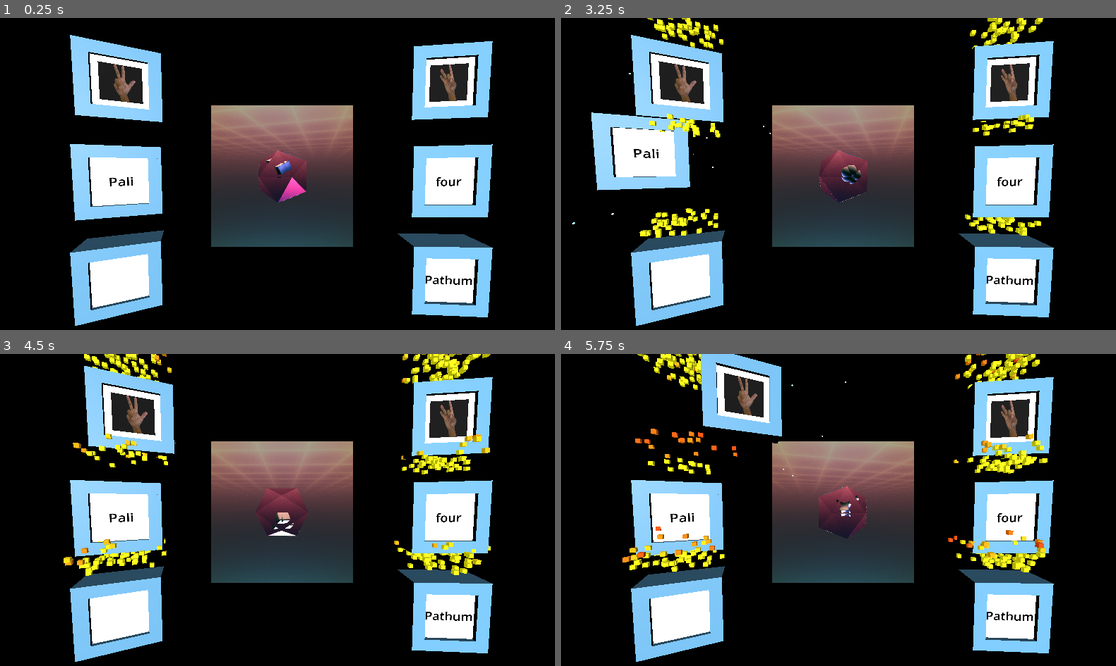
Above: before the commit, frames 1-4 (two rows, left to right).
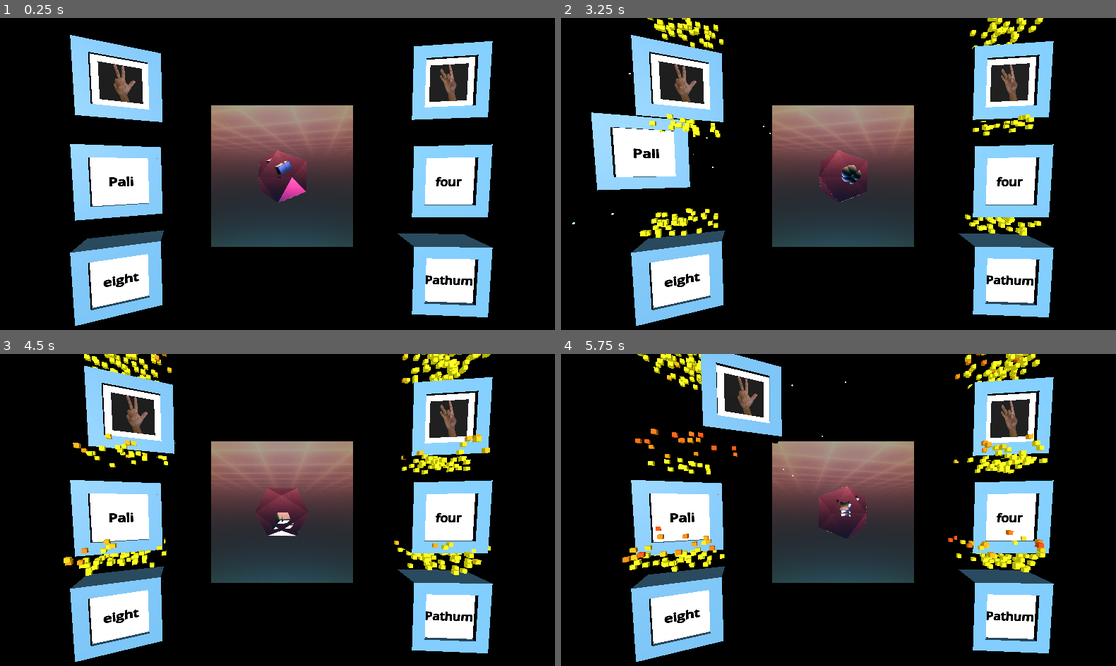
Above: after the commit, the same moments.

Repository: Kakcalu13/Mizo-godot-game
Game: Godot game, scene res://main.tscn
Same seed, same stepped clock (60 frames per second), same inputs: the game is played once before the commit and once after it. The project has no main scene, so this scene is started directly.
Inputs (mouse positions are in pixels of both pictures, inside the frame that each line leads up to):
- Up to frame 1 (0.25 s): no input
- Up to frame 2 (3.25 s): move the mouse to (966, 161) at 0.52 s; press the mouse at (966, 161) at 0.53 s; hold Right (ui_right) 0.53-1.25 s; release the mouse at (966, 161) at 1.25 s; drag from (727, 192) to (816, 239) at 1.27 s; move the mouse to (899, 105) at 2.02 s; press the mouse at (899, 105) at 2.03 s; hold Right (ui_right) 2.03-2.75 s; release the mouse at (899, 105) at 2.75 s; drag from (816, 239) to (672, 127) at 2.77 s
- Up to frame 3 (4.5 s): move the mouse to (449, 559) at 3.52 s; press the mouse at (449, 559) at 3.53 s; hold Left (ui_left) 3.53-4.25 s; release the mouse at (449, 559) at 4.25 s; drag from (111, 463) to (199, 432) at 4.27 s
- Up to frame 4 (5.75 s): move the mouse to (871, 513) at 5.02 s; press the mouse at (871, 513) at 5.03 s; hold Left (ui_left) from 5.03 s (still down)

The runs differ from the first frame. In frame 1, 0.3% of the frame differs, in the area x 18-86%, y 50-87%; in frame 2, 0.3%, in the area x 12-86%, y 41-87%; in frame 3, 0.3%; in frame 4, 0.3%.

Commit message:
fixed the bug where the text disappears

Diff:
--- a/source/numbers/image_display.tscn
+++ b/source/numbers/image_display.tscn
@@ -1,10 +1,10 @@
 [gd_scene load_steps=3 format=3 uid="uid://cj1h7tifsha4u"]
 
 [sub_resource type="StandardMaterial3D" id="StandardMaterial3D_xtmsv"]
-blend_mode = 1
 shading_mode = 0
 
 [sub_resource type="QuadMesh" id="QuadMesh_al5lm"]
+lightmap_size_hint = Vector2i(12, 12)
 material = SubResource("StandardMaterial3D_xtmsv")
 size = Vector2(2, 2)
 
